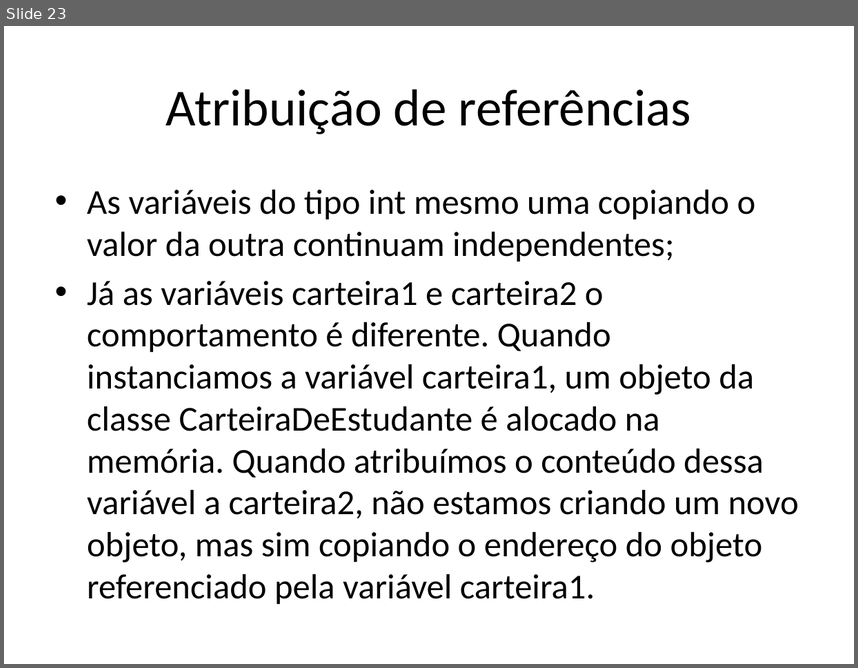
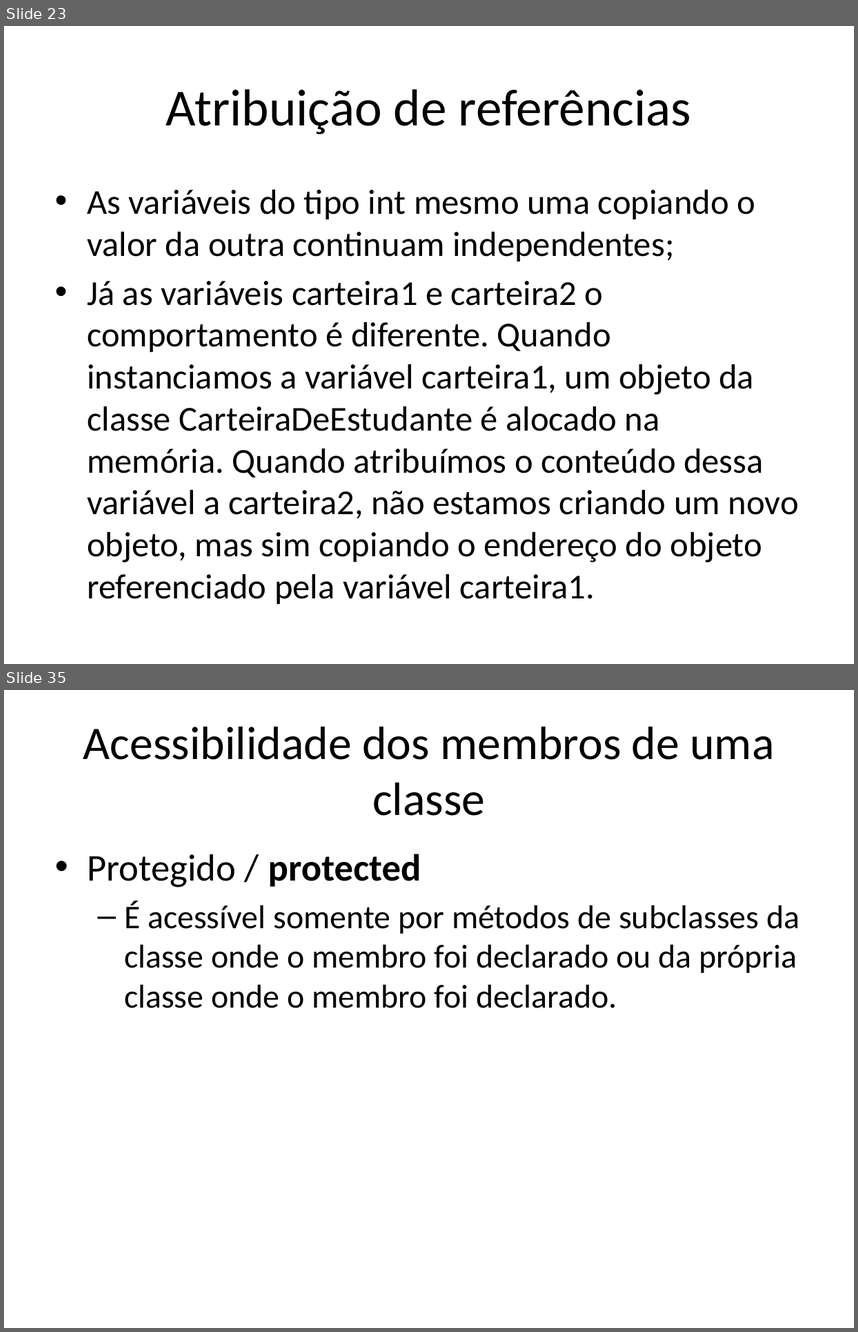
Before and after one commit to renanlessa/CursoJava, a slide deck: Documentos/Orientação a Objetos.pptx. Shown one above the other, each under a label of ours: slide 23 before the commit, slides 23 and 35 after it; the slides between them are not shown. The pictures are 858x668 and 858x1332 pixels, drawn with LibreOffice and Linux fonts; fonts in the diff are those of the drawing. Boxes give left, top, right and bottom in pixels: in the first picture for what was removed or moved away, otherwise in the second. Text is boxed around its words. In the diff, an @@ line names an element or a change of style, - is before the commit and + after.

```diff
--- a/Documentos/Orientação a Objetos.pptx
+++ b/Documentos/Orientação a Objetos.pptx
@@ slide 35 added at [4, 690, 854, 1328], background #FFFFFF @@
@@ title added at [83, 727, 774, 816], 39.6 pt, text #000000 @@
+Acessibilidade dos membros de uma classe
@@ text added at [87, 854, 800, 1008], 28 pt, text #000000 @@
+• Protegido / protected
+  – É acessível somente por métodos de subclasses da classe onde o membro foi declarado ou da própria classe onde o membro foi declarado.
```
Also in this commit, not shown: 12 other slides added, 5 other files.
